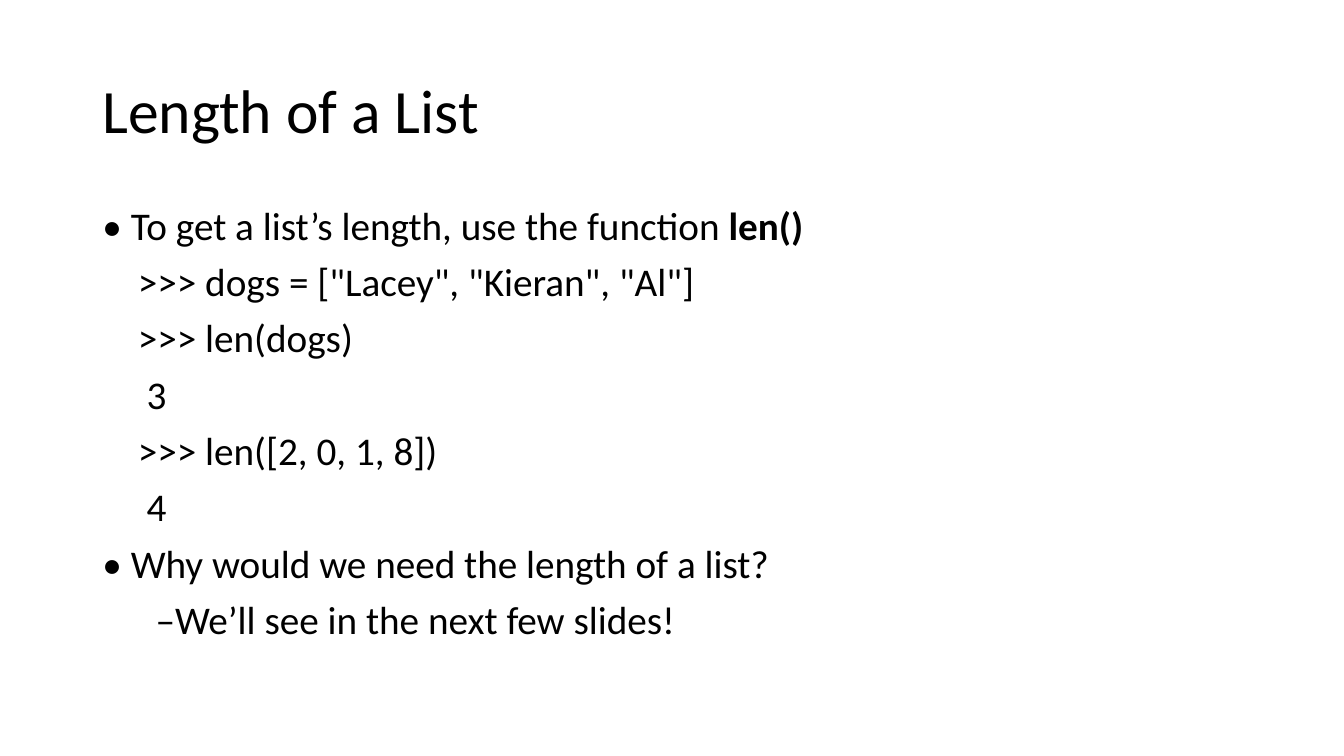
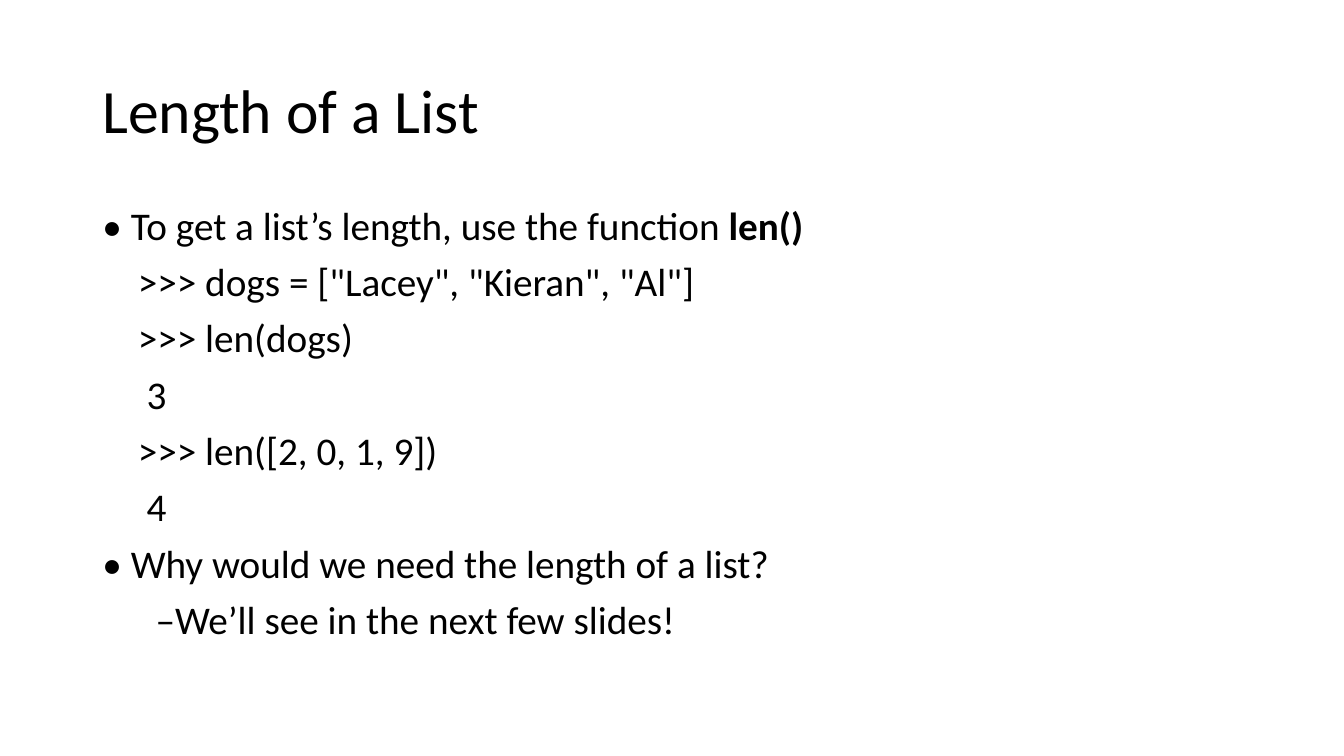
Before and after one commit to HKohin/Python-for-Upward-Bound-Program, a slide deck: slide 29 of PYTHON_8_Lists Part 1.pptx. Drawn at 1344x756 pixels with LibreOffice and Linux fonts; fonts in the diff are those of the drawing. Boxes give left, top, right and bottom in pixels: in the first picture for what was removed or moved away, otherwise in the second. Text is boxed around its words. In the diff, an @@ line names an element or a change of style, - is before the commit and + after.

```diff
--- a/PYTHON_8_Lists Part 1.pptx
+++ b/PYTHON_8_Lists Part 1.pptx
@@ text at (205, 436, 438, 471): text changed @@
->>> len([2, 0, 1, 8])
+>>> len([2, 0, 1, 9])
```
Also in this commit, not shown: 8 other slides changed.
